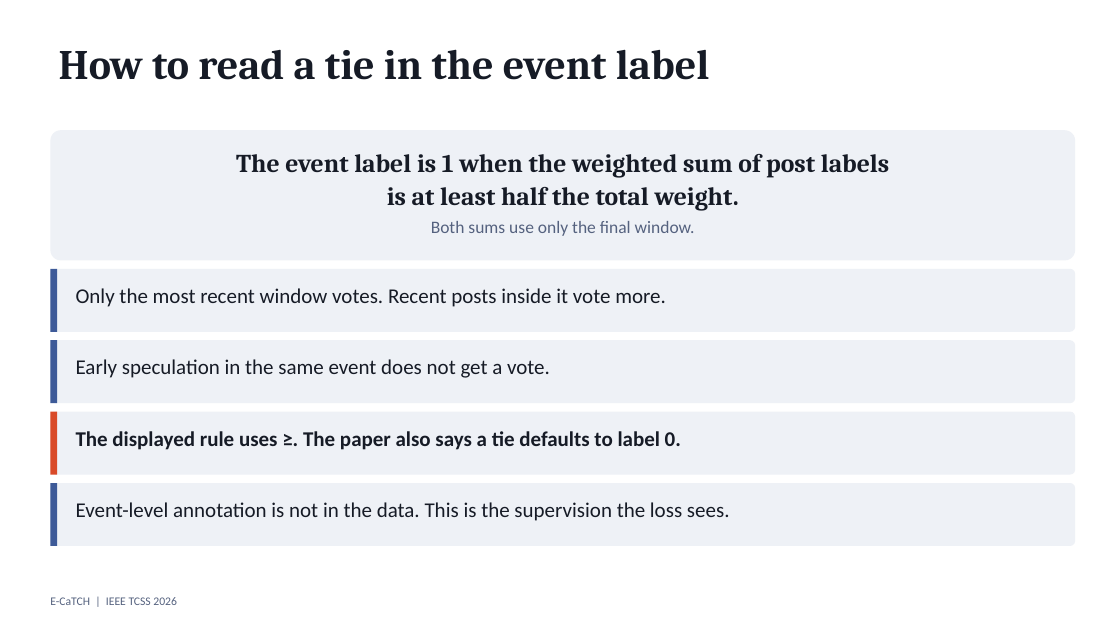
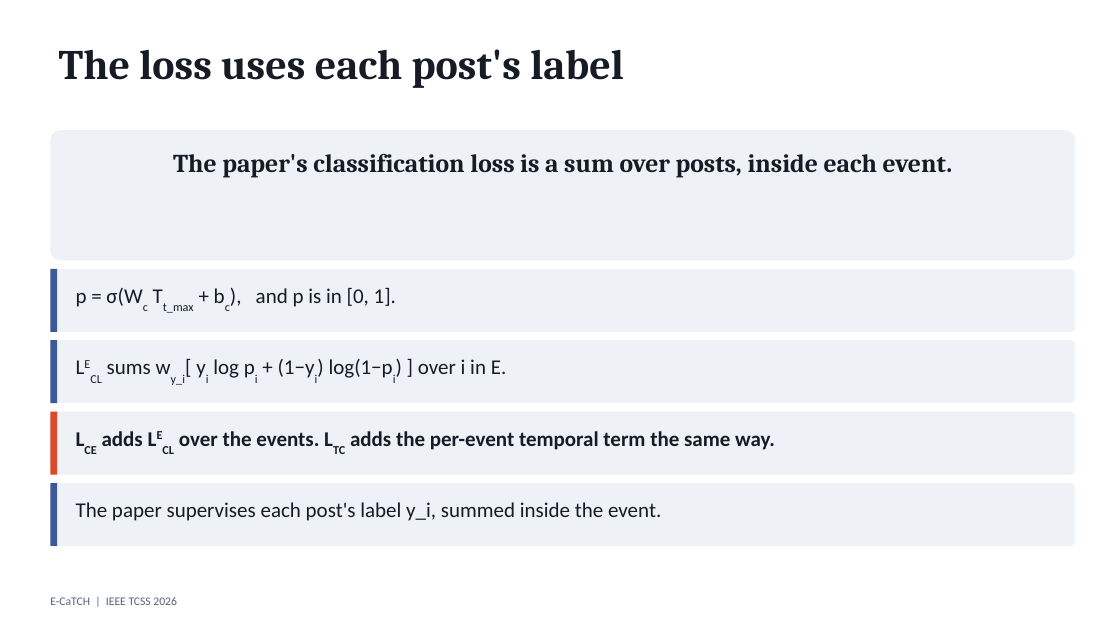
Before and after one commit to amousavi1/amousavi1.github.io, a slide deck: slide 21 of talks/georgetown-2026-ecatch/E-CaTCH_presentation_complete.pptx. Drawn at 1120x630 pixels with LibreOffice and Linux fonts; fonts in the diff are those of the drawing. Boxes give left, top, right and bottom in pixels: in the first picture for what was removed or moved away, otherwise in the second. Text is boxed around its words. In the diff, an @@ line names an element or a change of style, - is before the commit and + after.

```diff
--- a/talks/georgetown-2026-ecatch/E-CaTCH_presentation_complete.pptx
+++ b/talks/georgetown-2026-ecatch/E-CaTCH_presentation_complete.pptx
@@ title at <box>59,49,624,88</box>: text changed @@
-How to read a tie in the event label
+The loss uses each post's label
@@ text at <box>173,154,953,178</box>: text changed @@
-The event label is 1 when the weighted sum of post labels
-is at least half the total weight.
-Both sums use only the final window.
+The paper's classification loss is a sum over posts, inside each event.
@@ text at <box>76,288,396,313</box>: text changed @@
-Only the most recent window votes. Recent posts inside it vote more.
+p = σ(Wc Tt_max + bc), and p is in [0, 1].
@@ text at <box>107,359,507,385</box>: text changed @@
-Early speculation in the same event does not get a vote.
+LECL sums wy_i[ yi log pi + (1−yi) log(1−pi) ] over i in E.
@@ text at <box>102,431,775,450</box>: text changed @@
-The displayed rule uses ≥. The paper also says a tie defaults to label 0.
+LCE adds LECL over the events. LTC adds the per-event temporal term the same way.
@@ text at <box>76,502,661,521</box>: text changed @@
-Event-level annotation is not in the data. This is the supervision the loss sees.
+The paper supervises each post's label y_i, summed inside the event.
```
Also in this commit, not shown: 5 other slides changed, 1 other file.
